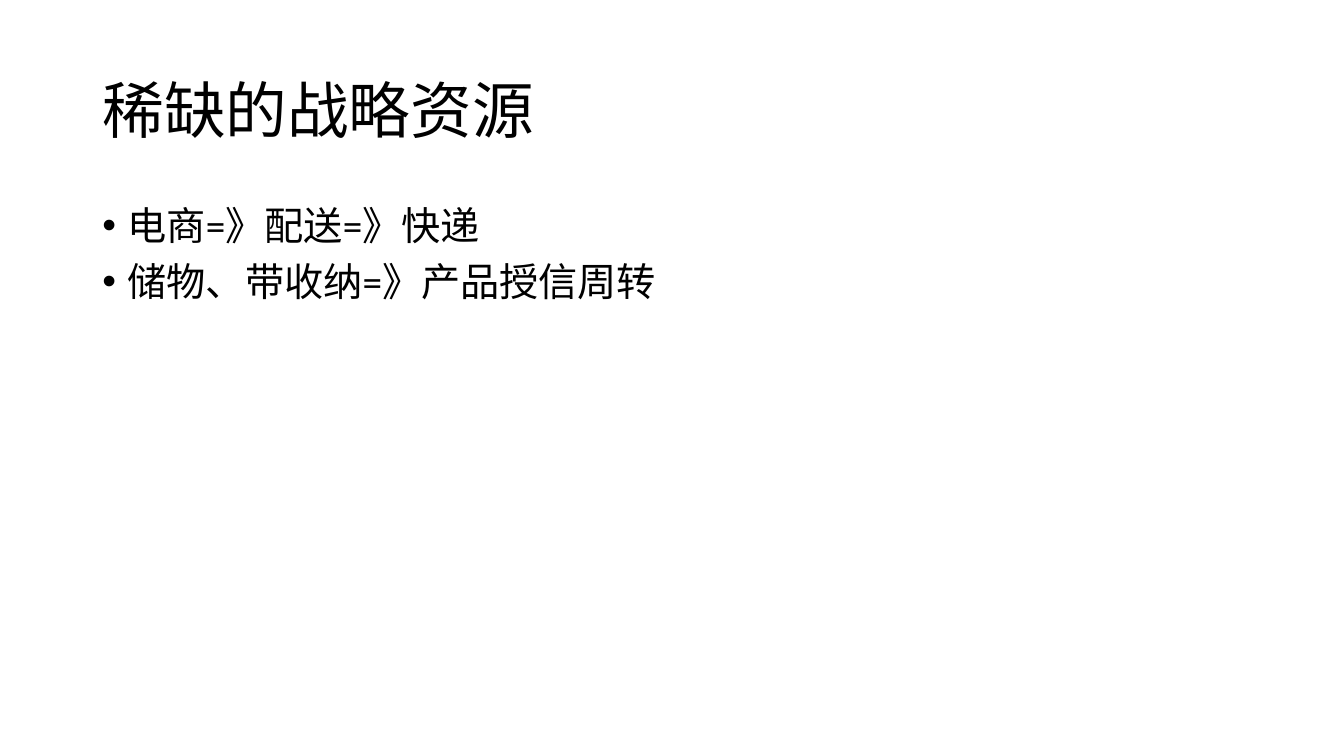
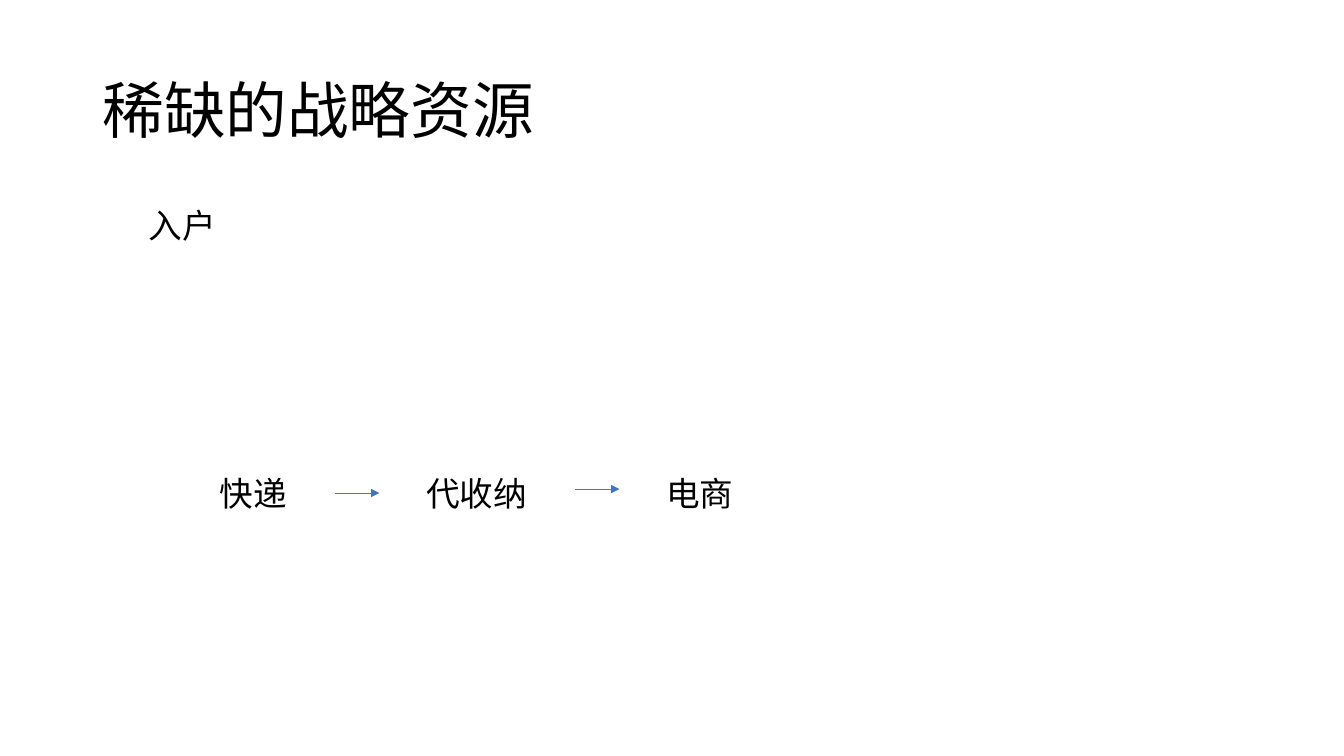
Before and after one commit to twigzxd/ZXXXZ, a slide deck: slide 16 of 智能快递柜ppt.pptx (slide 8 before the commit). Drawn at 1344x756 pixels with LibreOffice and Linux fonts; fonts in the diff are those of the drawing. Boxes give left, top, right and bottom in pixels: in the first picture for what was removed or moved away, otherwise in the second. Text is boxed around its words. In the diff, an @@ line names an element or a change of style, - is before the commit and + after.

Commit message:
ppt update

```diff
--- a/智能快递柜ppt.pptx
+++ b/智能快递柜ppt.pptx
@@ text removed at (128,207,656,300) @@
-• 电商=》配送=》快递
-• 储物、带收纳=》产品授信周转
@@ text added at (149,209,216,241), 24 pt, text #000000 @@
+入户
@@ text added at (220,477,287,509), 24 pt, text #000000 @@
+快递
@@ text added at (426,477,527,509), 24 pt, text #000000 @@
+代收纳
@@ text added at (666,477,733,509), 24 pt, text #000000 @@
+电商
@@ arrow added from (335, 493) to (379, 493), #4472C4 0.5 pt @@
@@ arrow added from (575, 489) to (620, 489), #4472C4 0.5 pt @@
```
Also in this commit, not shown: 7 other slides changed, 7 slides added, 1 other file.
